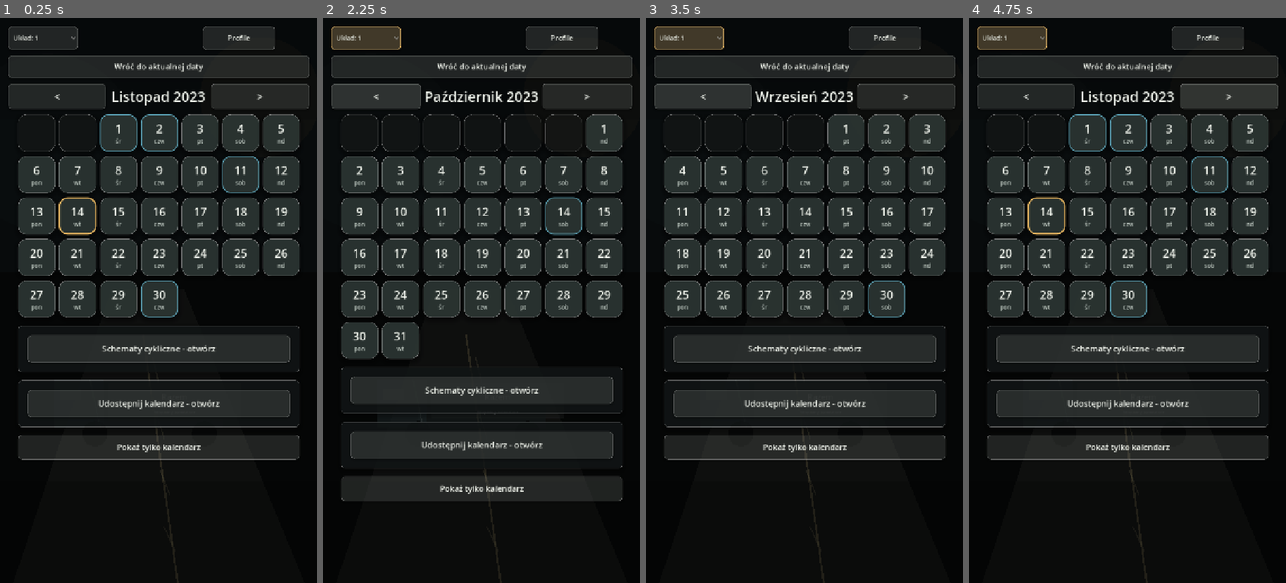
Above: before the commit, frames 1-4 (left to right).
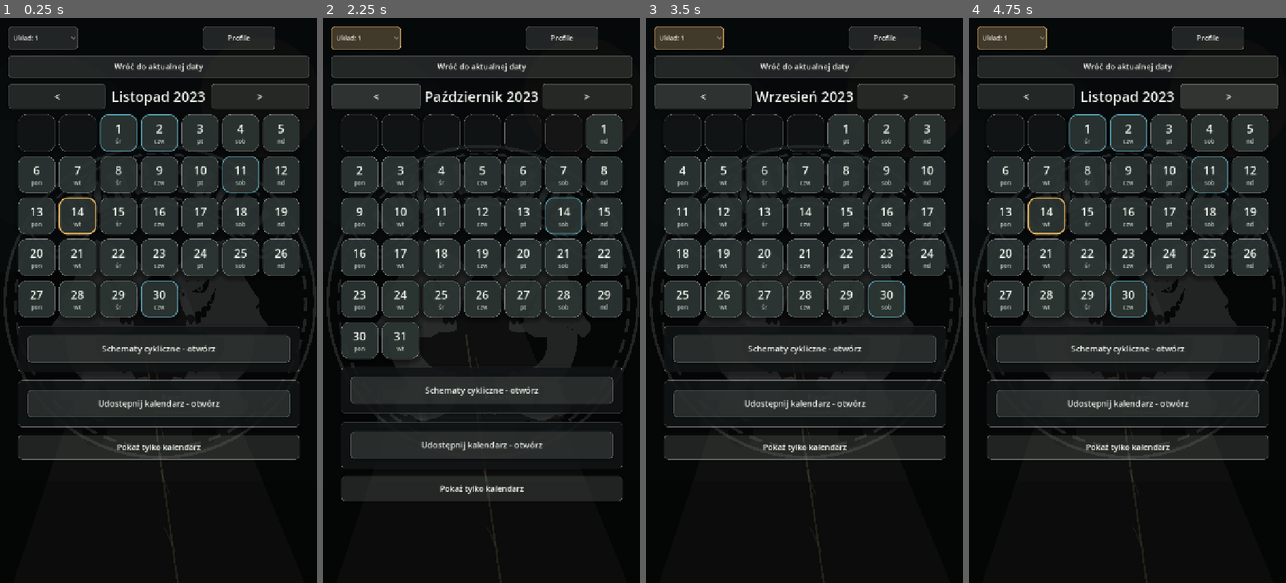
Above: after the commit, the same moments.

Repository: ElKlient/IDOL-Genesis
Game: Godot game, scene res://scenes/main.tscn
Same seed, same stepped clock (60 frames per second), same inputs: the game is played once before the commit and once after it.
Inputs:
- Up to frame 1 (0.25 s): no input
- Up to frame 2 (2.25 s): click "Układ: 1" at 0.5 s; click "Wróć do aktualnej daty" at 1.25 s; click "<" at 2 s
- Up to frame 3 (3.5 s): click "<" at 2.75 s
- Up to frame 4 (4.75 s): click ">" at 3.5 s; click ">" at 4.25 s

The runs differ from the first frame. In frame 1, 2.8% of the frame differs, in the area x 1-100%, y 24-74%; in frame 2, 2.3%; in frame 3, 1.4%; in frame 4, 2.8%.

Commit message:
Add muted logo calendar background

Diff:
--- a/apps/wspolny-kalendarz/scripts/main.gd
+++ b/apps/wspolny-kalendarz/scripts/main.gd
@@ -1,6 +1,21 @@
 extends Control
 
 const BackgroundArt = preload("res://scripts/background_art.gd")
+const LOGO_BACKGROUND_TEXTURE = preload("res://assets/luzne_tloki_logo.jpg")
+const LOGO_BACKGROUND_SHADER_CODE := """
+shader_type canvas_item;
+
+uniform vec4 logo_color : source_color = vec4(0.62, 0.66, 0.64, 0.22);
+uniform float white_cutoff = 0.78;
+uniform float softness = 0.20;
+
+void fragment() {
+	vec4 tex = texture(TEXTURE, UV);
+	float luminance = dot(tex.rgb, vec3(0.299, 0.587, 0.114));
+	float ink = 1.0 - smoothstep(white_cutoff - softness, white_cutoff, luminance);
+	COLOR = vec4(logo_color.rgb, logo_color.a * ink * tex.a);
+}
+"""
 
 const MONTH_NAMES := [
 	"Styczeń",
@@ -210,6 +225,8 @@
 	background.set_anchors_preset(Control.PRESET_FULL_RECT)
 	add_child(background)
 
+	_add_logo_background()
+
 	var scrim := ColorRect.new()
 	scrim.color = Color(0.0, 0.0, 0.0, 0.16)
 	scrim.set_anchors_preset(Control.PRESET_FULL_RECT)
@@ -322,6 +339,24 @@
 	_build_system_scheme_delete_dialog()
 	_build_calendar_delete_dialog()
 	_sync_content_width()
+
+
+func _add_logo_background() -> void:
+	var logo := TextureRect.new()
+	logo.texture = LOGO_BACKGROUND_TEXTURE
+	logo.mouse_filter = Control.MOUSE_FILTER_IGNORE
+	logo.expand_mode = TextureRect.EXPAND_IGNORE_SIZE
+	logo.stretch_mode = TextureRect.STRETCH_KEEP_ASPECT_CENTERED
+	logo.texture_filter = CanvasItem.TEXTURE_FILTER_LINEAR
+	logo.set_anchors_preset(Control.PRESET_FULL_RECT)
+
+	var logo_shader := Shader.new()
+	logo_shader.code = LOGO_BACKGROUND_SHADER_CODE
+	var logo_material := ShaderMaterial.new()
+	logo_material.shader = logo_shader
+	logo.material = logo_material
+
+	add_child(logo)
 
 
 func _add_profile_overlay() -> void:
Binary file added: apps/wspolny-kalendarz/assets/luzne_tloki_logo.jpg
